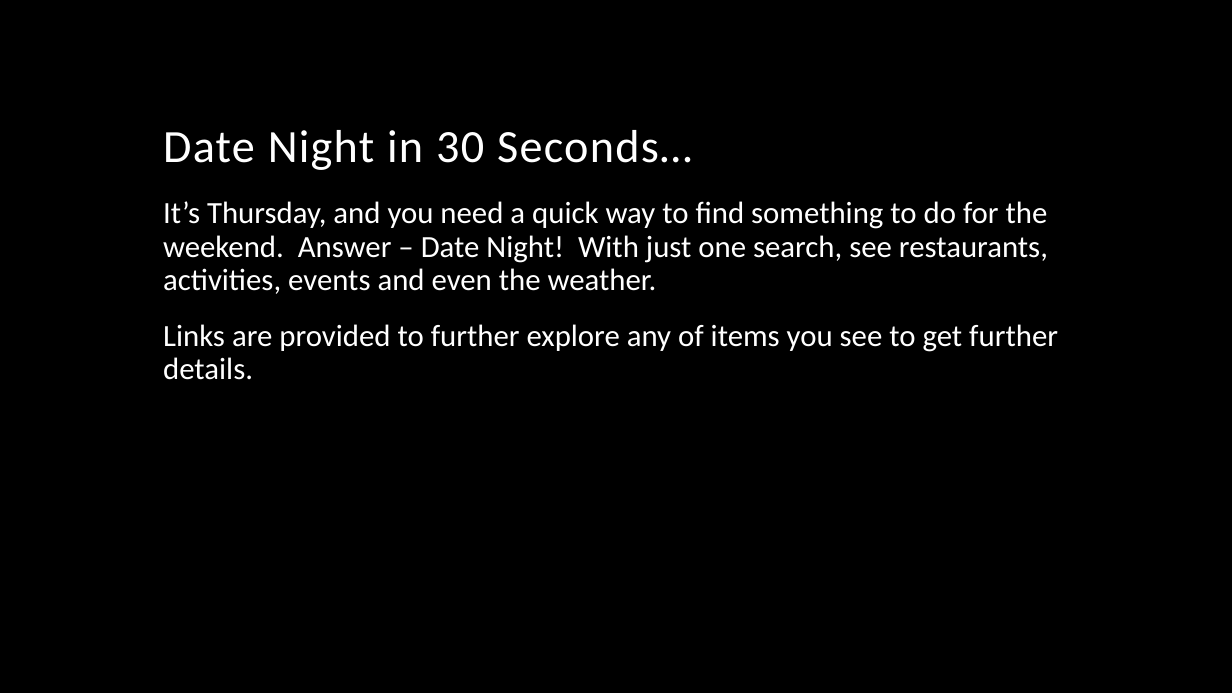
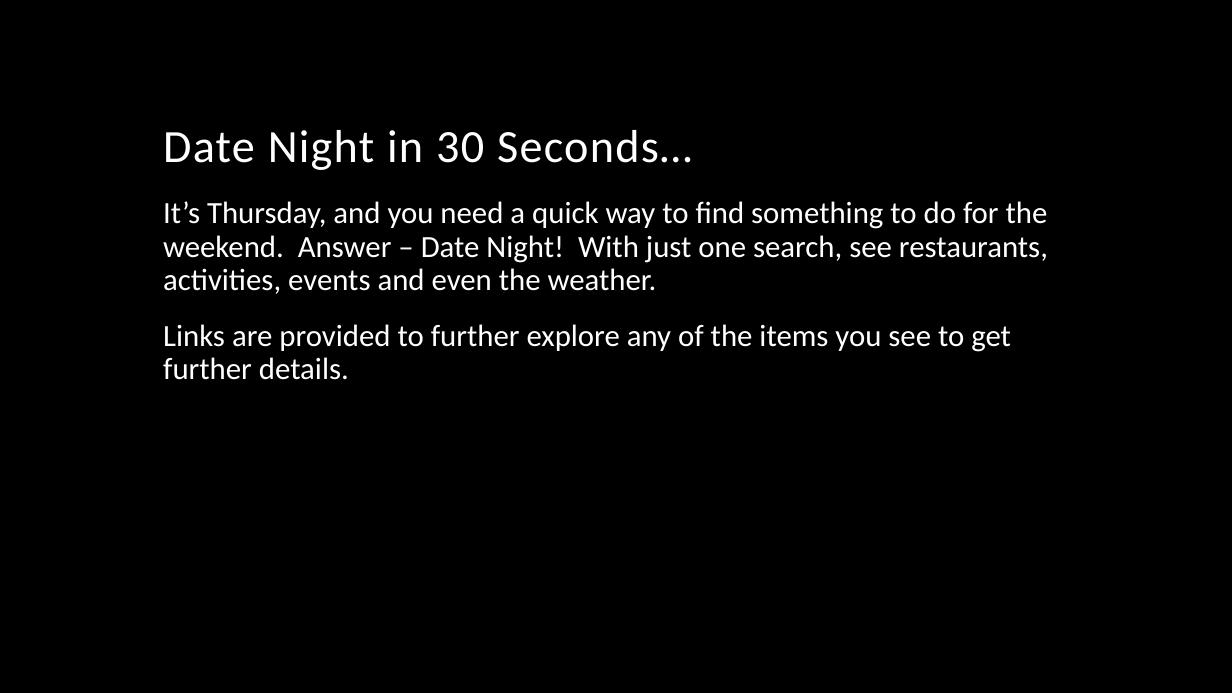
Before and after one commit to gehanstedt/date-night, a slide deck: slide 3 of Presentation/Date Night.pptx. Drawn at 1232x693 pixels with LibreOffice and Linux fonts; fonts in the diff are those of the drawing; background and template pictures are left out. Boxes give left, top, right and bottom in pixels: in the first picture for what was removed or moved away, otherwise in the second. Text is boxed around its words. In the diff, an @@ line names an element or a change of style, - is before the commit and + after.

```diff
--- a/Presentation/Date Night.pptx
+++ b/Presentation/Date Night.pptx
@@ text at <box>163,324,1011,380</box>: text changed @@
-Links are provided to further explore any of items you see to get further details.
+Links are provided to further explore any of the items you see to get further details.
```
Also in this commit, not shown: 2 other slides changed.
